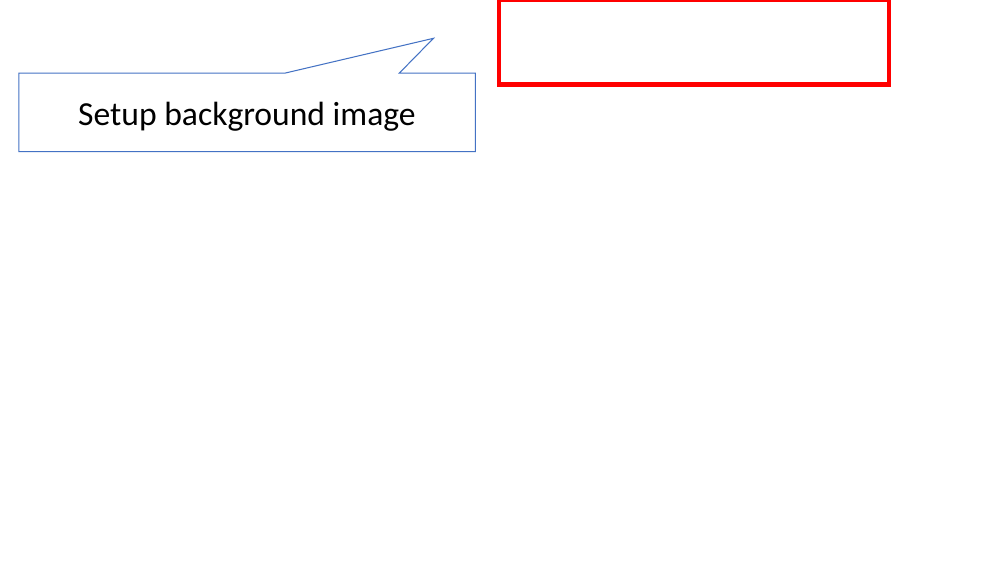
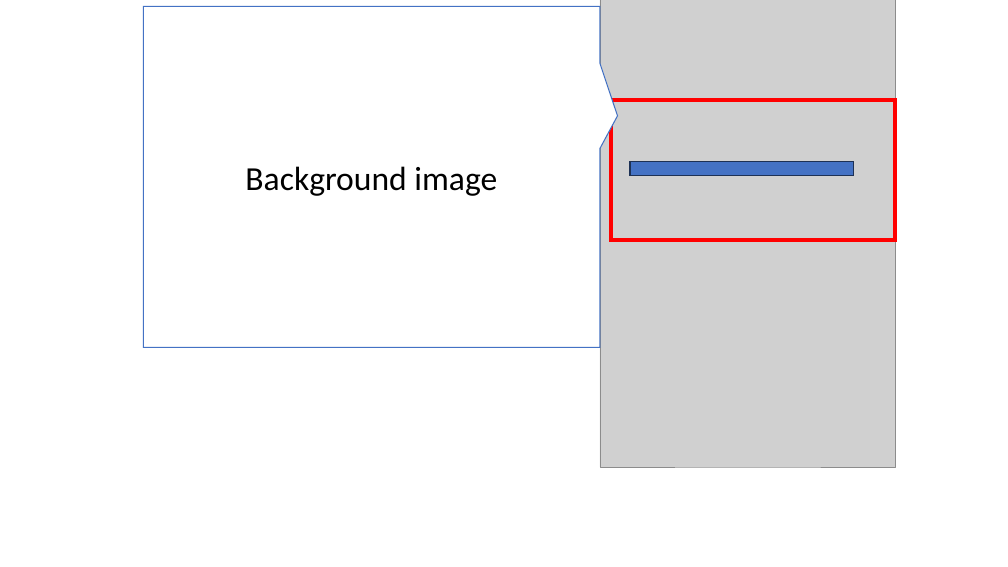
Before and after one commit to normalian/My-Azure-Portal-ChromeExtension, a slide deck: slide 2 of My Azure Extension.pptx. Drawn at 1008x567 pixels with LibreOffice and Linux fonts; fonts in the diff are those of the drawing; grey boxes stand for pictures; background and template pictures are left out. Boxes give left, top, right and bottom in pixels: in the first picture for what was removed or moved away, otherwise in the second. Text is boxed around its words. In the diff, an @@ line names an element or a change of style, - is before the commit and + after.

```diff
--- a/My Azure Extension.pptx
+++ b/My Azure Extension.pptx
@@ speech box "Background image" resized from (x1=19, y1=73, x2=476, y2=152) to (x1=144, y1=7, x2=600, y2=348) @@
@@ speech box "Background image" at (x1=144, y1=7, x2=600, y2=348): proportions changed @@
@@ picture added at (x1=600, y1=0, x2=896, y2=467) @@
@@ rectangle resized from (x1=499, y1=0, x2=889, y2=85) to (x1=611, y1=100, x2=895, y2=240) @@
@@ text in speech box at (x1=245, y1=166, x2=497, y2=196): text changed @@
-Setup background image
+Background image
@@ rectangle added at (x1=630, y1=162, x2=854, y2=175), fill #4472C4, outline #1E3256 1 pt @@
```
Also in this commit, not shown: 1 other slide changed, 2 slides added, 1 slide removed, 10 other files.
